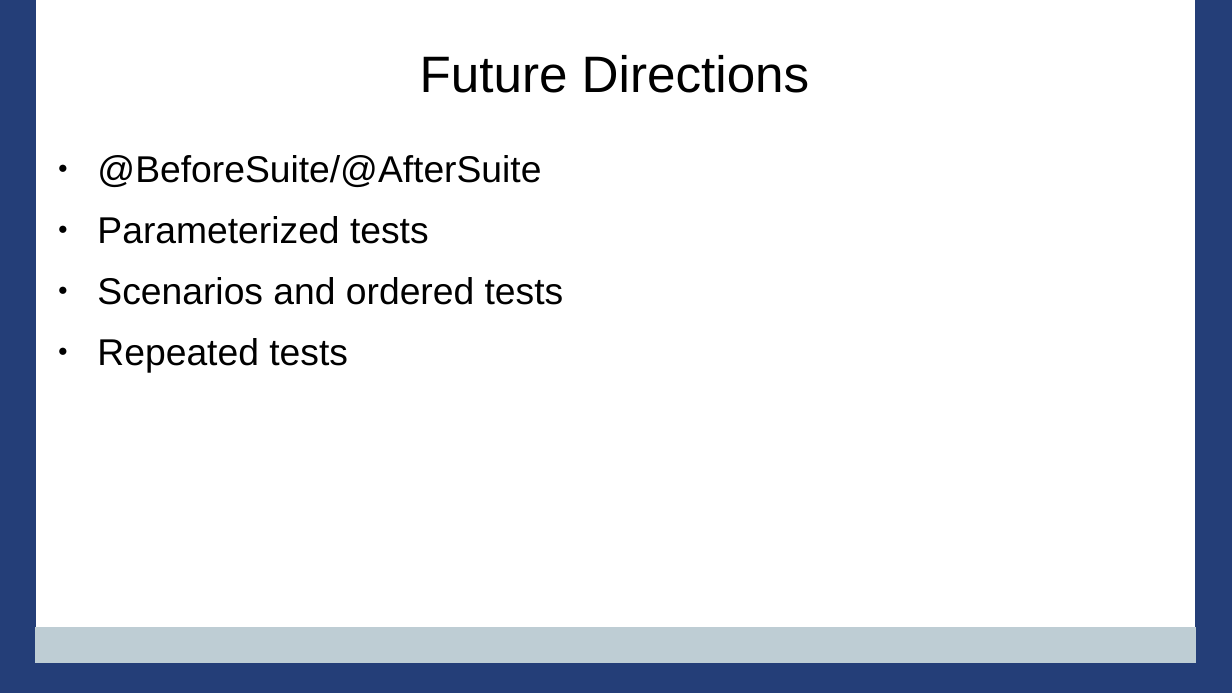
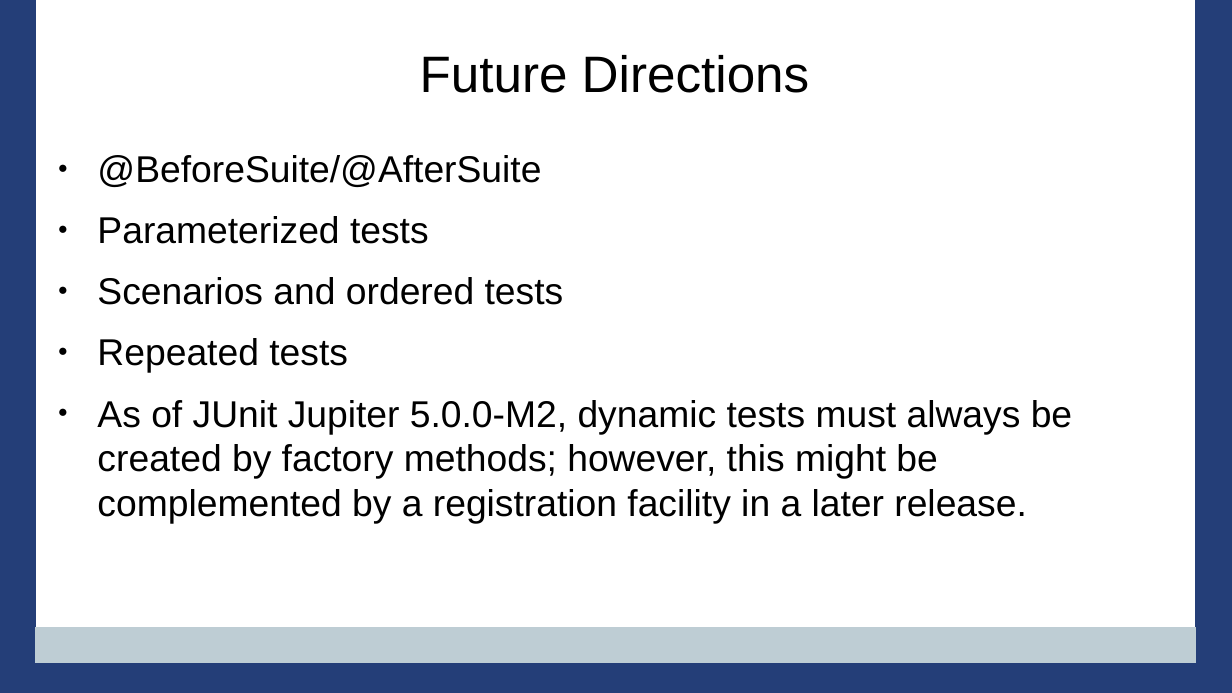
Before and after one commit to PennState/junit5-presentation, a slide deck: slide 47 of src/site/presentation/Junit5_Presentation_JavaOne_2016.odp (slide 48 before the commit). Drawn at 1232x693 pixels with LibreOffice and Linux fonts; fonts in the diff are those of the drawing; background and template pictures are left out. Boxes give left, top, right and bottom in pixels: in the first picture for what was removed or moved away, otherwise in the second. Text is boxed around its words. In the diff, an @@ line names an element or a change of style, - is before the commit and + after.

```diff
--- a/src/site/presentation/Junit5_Presentation_JavaOne_2016.odp
+++ b/src/site/presentation/Junit5_Presentation_JavaOne_2016.odp
@@ text at <box>97,400,1072,524</box>: paragraph added @@
+● As of JUnit Jupiter 5.0.0-M2, dynamic tests must always be created by factory methods; however, this might be complemented by a registration facility in a later release.
```
Also in this commit, not shown: 12 other slides changed, 6 slides added, 7 slides removed, 1 other file.
